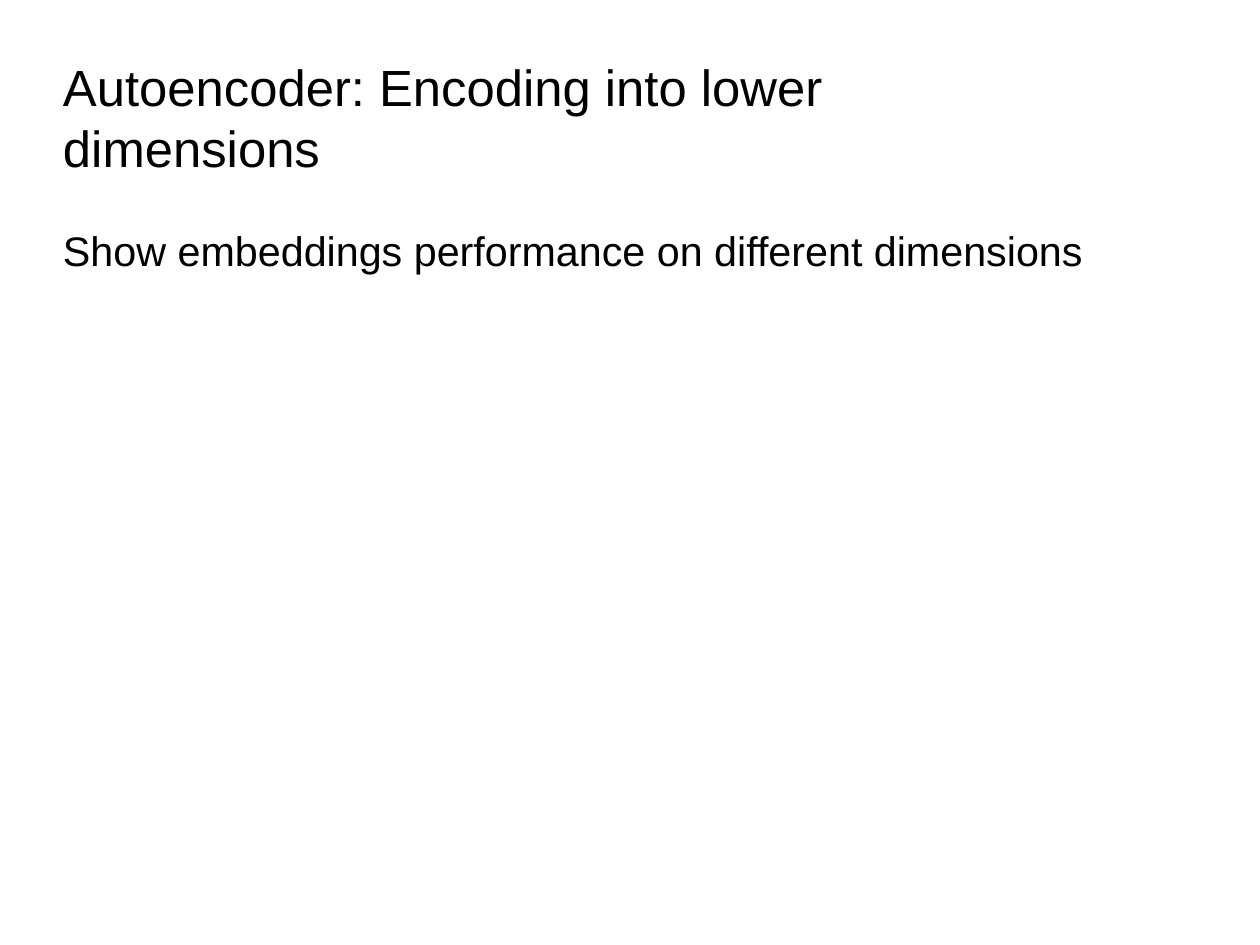
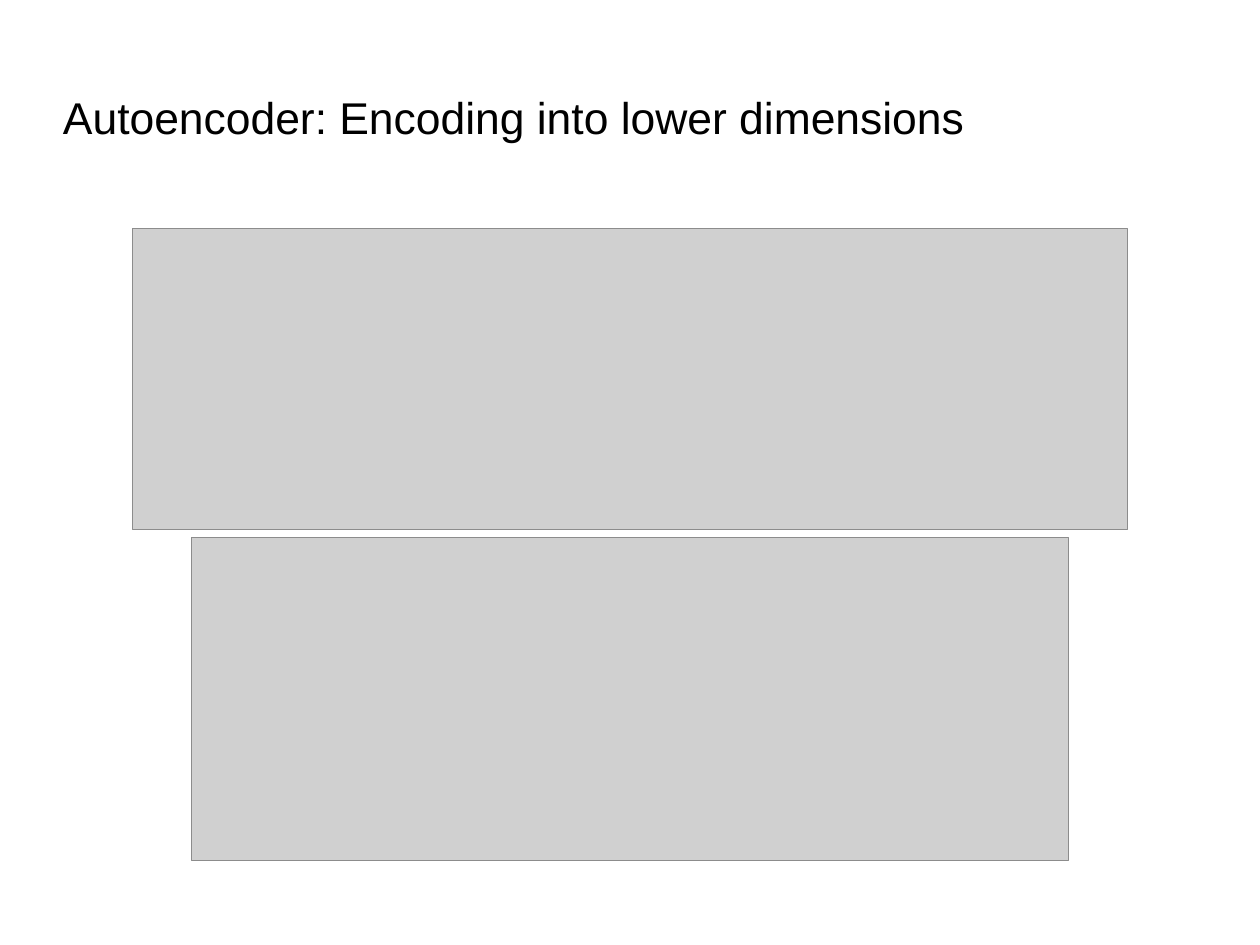
Before and after one commit to Painguin/Learning-based-multi-modal-indoor-localization, a slide deck: slide 7 of midterm_presentation.odp (slide 8 before the commit). Drawn at 1260x945 pixels with LibreOffice and Linux fonts; fonts in the diff are those of the drawing; grey boxes stand for pictures; background and template pictures are left out. Boxes give left, top, right and bottom in pixels: in the first picture for what was removed or moved away, otherwise in the second. Text is boxed around its words. In the diff, an @@ line names an element or a change of style, - is before the commit and + after.

```diff
--- a/midterm_presentation.odp
+++ b/midterm_presentation.odp
@@ title "Autoencoder: Encoding into lower dimensions" at box(63, 101, 964, 144): size 32 to 28 pt @@
@@ text removed at box(63, 236, 1083, 274) @@
-Show embeddings performance on different dimensions
@@ picture added at box(133, 229, 1129, 529) @@
@@ picture added at box(192, 537, 1069, 861) @@
```
Also in this commit, not shown: 4 other slides changed, 7 slides added, 8 slides removed, 28 other files.
